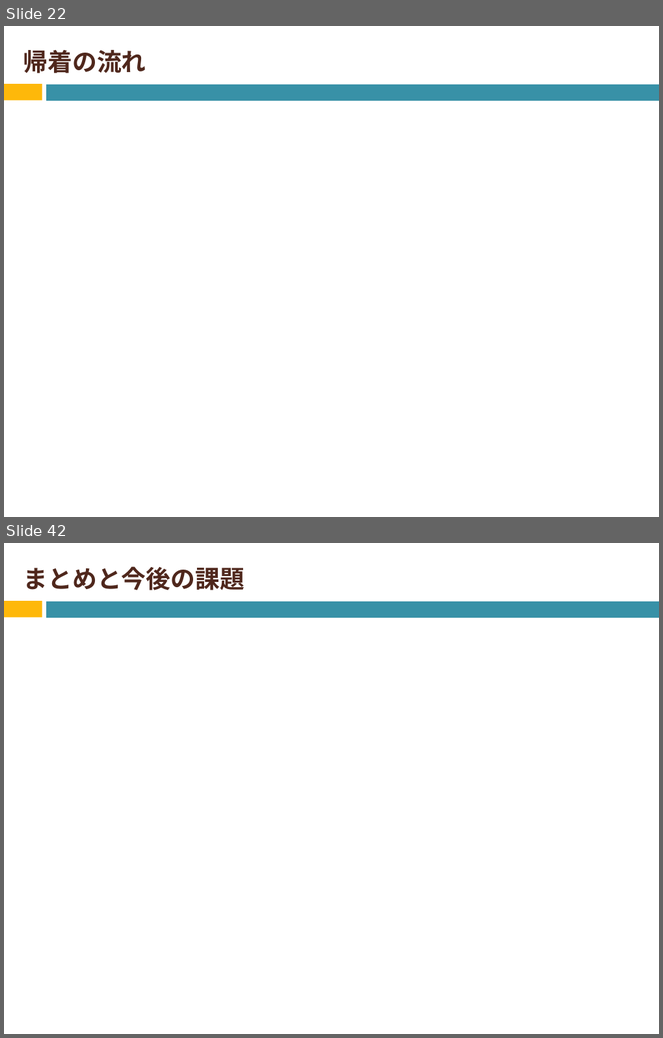
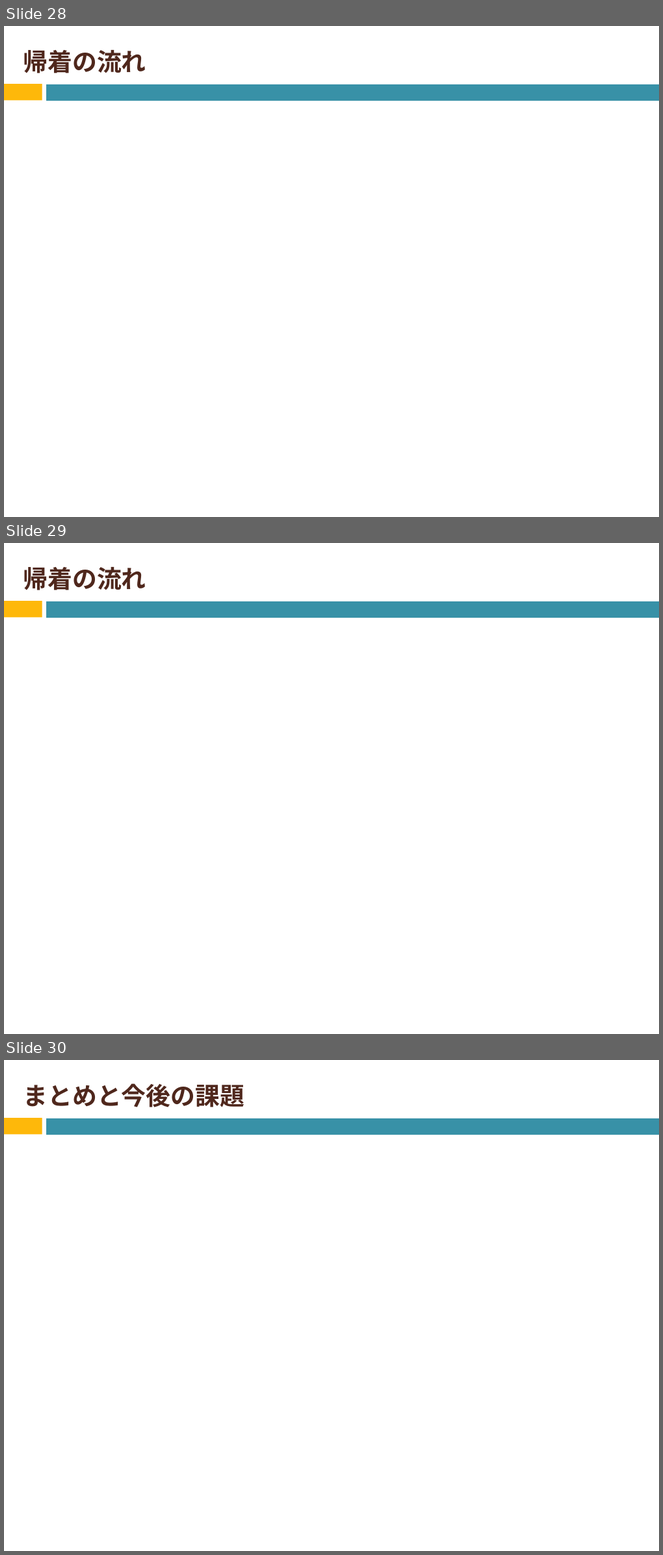
Before and after one commit to Izulabo-nitech/Distributed_Complexity_of_k-Maximal_Independent_Set_Verification, a slide deck: LAsy/LA用発表資料.pptx. Shown one above the other, each under a label of ours: slides 22 and 42 before the commit, slides 28, 29 and 30 after it; the slides between them are not shown. The pictures are 663x1038 and 663x1555 pixels, drawn with LibreOffice and Linux fonts; fonts in the diff are those of the drawing; grey boxes stand for pictures. Boxes give left, top, right and bottom in pixels: in the first picture for what was removed or moved away, otherwise in the second. Text is boxed around its words. In the diff, an @@ line names an element or a change of style, - is before the commit and + after.

```diff
--- a/LAsy/LA用発表資料.pptx
+++ b/LAsy/LA用発表資料.pptx
@@ slide 29 added at bbox=[4, 543, 659, 1034], background #FFFFFF; not listed: 2 template elements that a slide beside it also shows @@
@@ title added at bbox=[24, 567, 146, 590], 27 pt, text #4F271C, bold @@
+帰着の流れ
@@ what was slide 22 is now slide 28 @@
@@ what was slide 42 is now slide 30 @@
```
Also in this commit, not shown: 18 slides changed, 8 other slides added, 1 slide removed.
